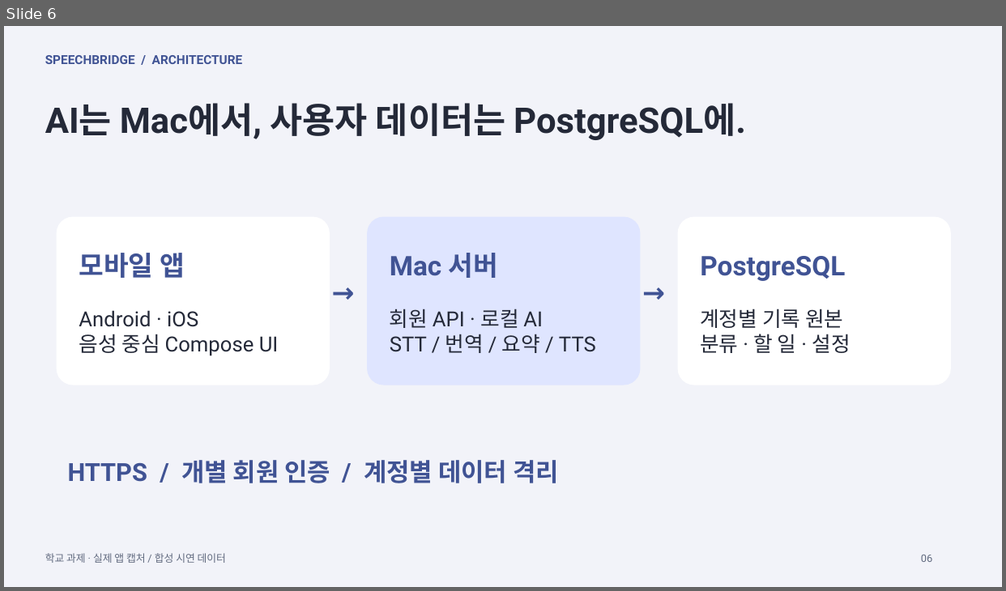
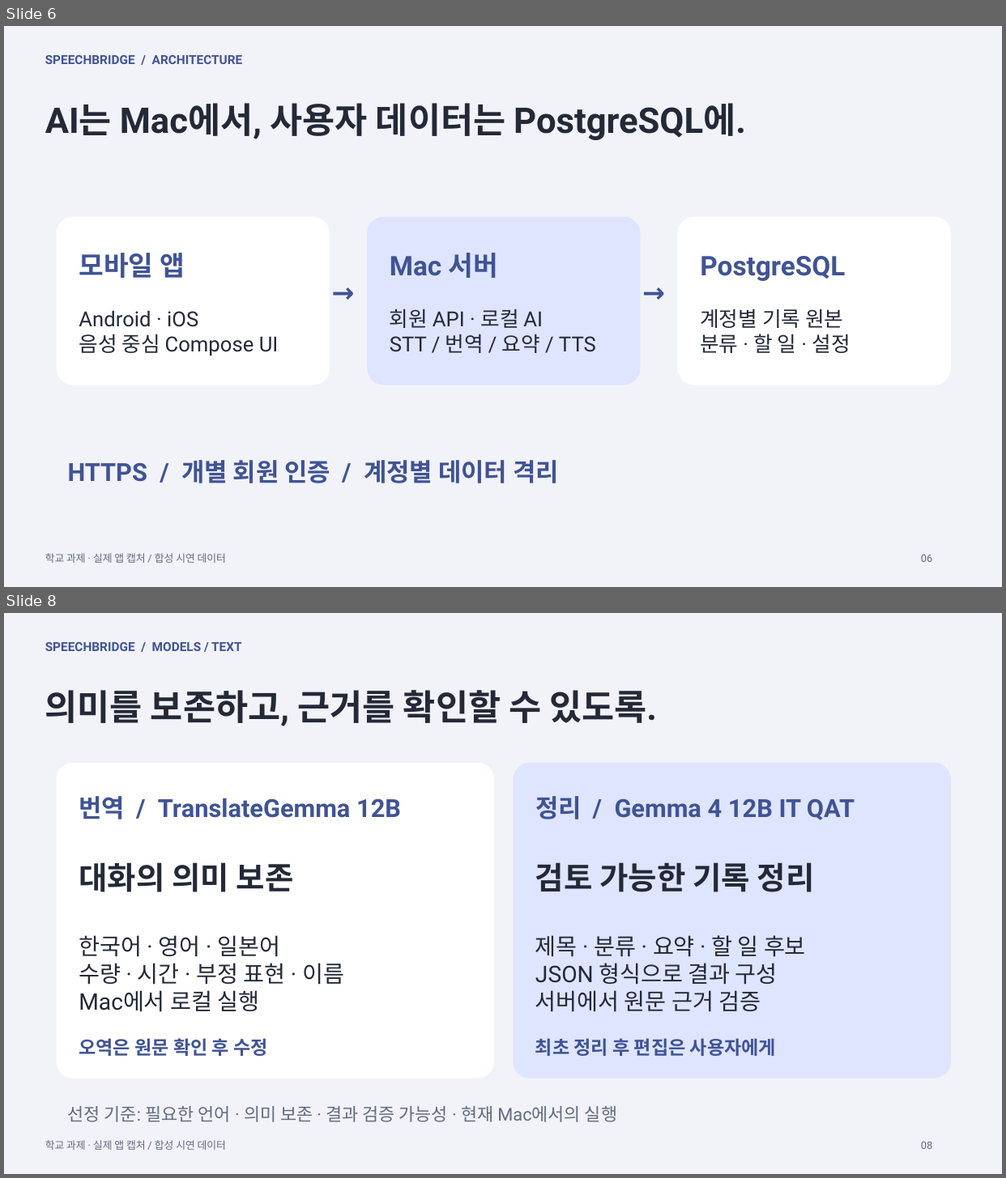
Before and after one commit to slfkalstks/SpeechBridge, a slide deck: presentation/SpeechBridge.pptx. Shown one above the other, each under a label of ours: slide 6 before the commit, slides 6 and 8 after it; the slides between them are not shown. The pictures are 1006x591 and 1006x1178 pixels, drawn with LibreOffice and Linux fonts; fonts in the diff are those of the drawing. Boxes give left, top, right and bottom in pixels: in the first picture for what was removed or moved away, otherwise in the second. Text is boxed around its words. In the diff, an @@ line names an element or a change of style, - is before the commit and + after.

Commit message:
docs: present final model choices and refresh demo materials

```diff
--- a/presentation/SpeechBridge.pptx
+++ b/presentation/SpeechBridge.pptx
@@ slide 8 added at bbox=[4, 613, 1002, 1174], background #F2F3F9 @@
@@ text added at bbox=[45, 642, 241, 651], 12 pt, text #405394, bold @@
+SPEECHBRIDGE / MODELS / TEXT
@@ text added at bbox=[45, 690, 657, 726], 34 pt, text #242938, bold @@
+의미를 보존하고, 근거를 확인할 수 있도록.
@@ rounded rectangle added at bbox=[57, 763, 494, 1079], fill #FFFFFF @@
@@ rounded rectangle added at bbox=[513, 763, 951, 1079], fill #DFE5FF @@
@@ text added at bbox=[79, 796, 401, 820], 24 pt, text #405394, bold @@
+번역 / TranslateGemma 12B
@@ text added at bbox=[535, 796, 854, 820], 24 pt, text #405394, bold @@
+정리 / Gemma 4 12B IT QAT
@@ text added at bbox=[79, 862, 294, 892], 30 pt, text #242938, bold @@
+대화의 의미 보존
@@ text added at bbox=[535, 862, 815, 892], 30 pt, text #242938, bold @@
+검토 가능한 기록 정리
@@ text added at bbox=[79, 935, 344, 1012], 22 pt, text #242938 @@
+한국어 · 영어 · 일본어
+수량 · 시간 · 부정 표현 · 이름
+Mac에서 로컬 실행
@@ text added at bbox=[535, 935, 806, 1012], 22 pt, text #242938 @@
+제목 · 분류 · 요약 · 할 일 후보
+JSON 형식으로 결과 구성
+서버에서 원문 근거 검증
@@ text added at bbox=[79, 1038, 268, 1056], 18 pt, text #405394, bold @@
+오역은 원문 확인 후 수정
@@ text added at bbox=[535, 1038, 776, 1056], 18 pt, text #405394, bold @@
+최초 정리 후 편집은 사용자에게
@@ text added at bbox=[68, 1106, 617, 1122], 17 pt, text #626B80 @@
+선정 기준: 필요한 언어 · 의미 보존 · 결과 검증 가능성 · 현재 Mac에서의 실행
@@ text added at bbox=[45, 1140, 226, 1150], 10 pt, text #626B80 @@
+학교 과제 · 실제 앱 캡처 / 합성 시연 데이터
@@ text added at bbox=[921, 1142, 932, 1149], 10 pt, text #626B80 @@
+08
```
Also in this commit, not shown: 4 slides changed, 2 other slides added, 14 other files.
